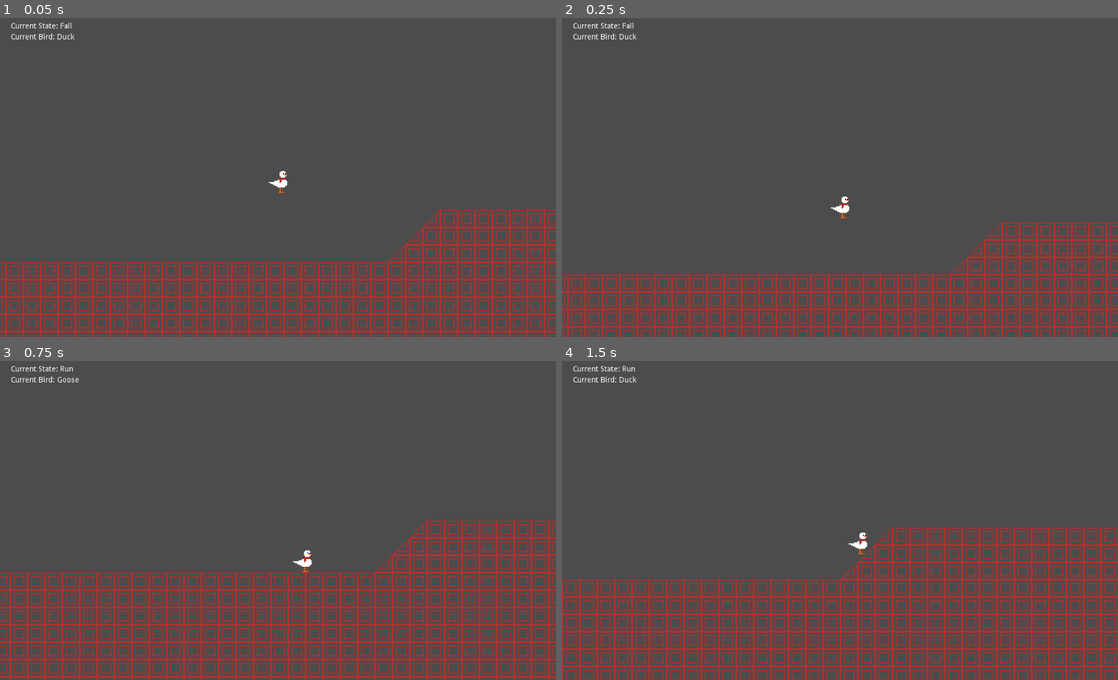
Above: before the commit, frames 1-4 (two rows, left to right).
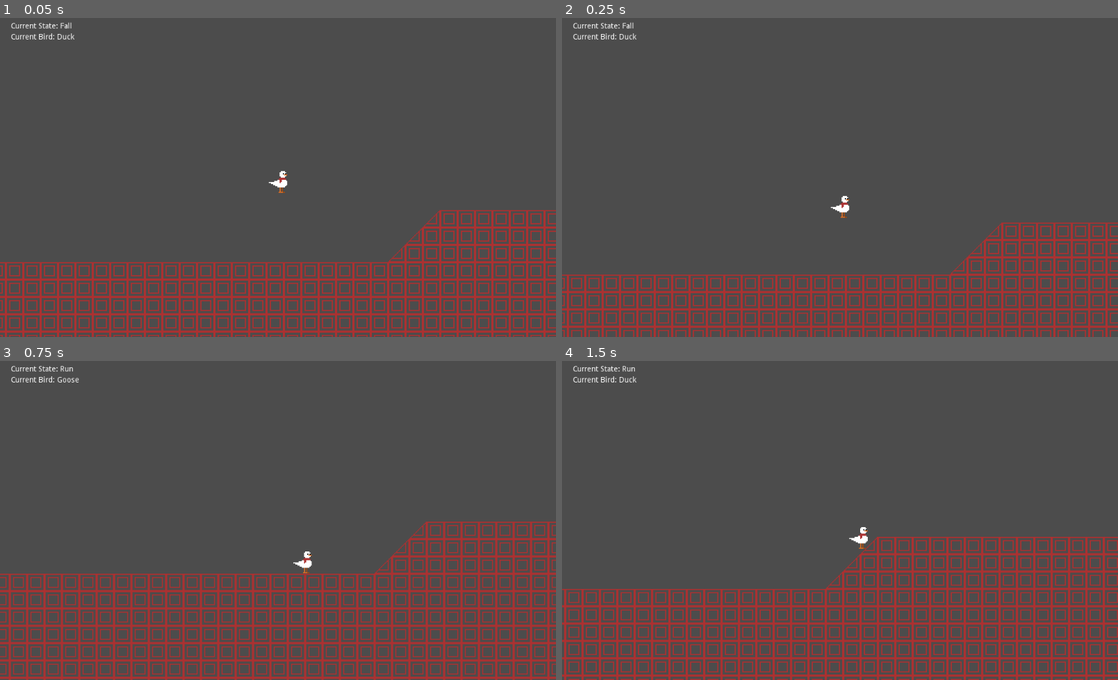
Above: after the commit, the same moments.

Repository: Zenza235/go-duck-goose
Game: Godot game, scene res://levels/MovementTest.tscn
The game is run twice, just before and just after one commit, with the same random seed, the same clock (stepped at 60 frames per second) and the same inputs.
Inputs:
- Up to frame 1 (0.05 s): no input
- Up to frame 2 (0.25 s): no input
- Up to frame 3 (0.75 s): hold D (move_right) from 0.53 s (still down); hold Alt (switch) from 0.53 s (still down)
- Up to frame 4 (1.5 s): keep holding D (move_right); tap W (jump) at 0.77 s; release Alt (switch) at 1.28 s; tap Alt (switch) at 1.35 s

Frame 1 is identical in both runs. In frame 2, less than 0.1% of the frame differs, in the area x 48-52%, y 55-63%; in frame 3, 19%; in frame 4, 24%, in the area x 0-100%, y 52-100%.

Commit message:
remove Sprite attribute

Diff:
--- a/player/birds/Duck.gd
+++ b/player/birds/Duck.gd
@@ -2,7 +2,7 @@
 
 const MOVE_SPEED = 250
 const AIR_SPEED = 250
-const JUMP_SPEED = 350
-const GRAVITY = 850
+const JUMP_SPEED = 280
+const GRAVITY = 800
 
 const NUM_JUMPS = 2
--- a/player/birds/Goose.gd
+++ b/player/birds/Goose.gd
@@ -1,8 +1,8 @@
 extends Node
 
 const MOVE_SPEED = 350
-const AIR_SPEED = 250
-const JUMP_SPEED = 300
-const GRAVITY = 1000
+const AIR_SPEED = 350
+const JUMP_SPEED = 350
+const GRAVITY = 1500
 
 const NUM_JUMPS = 1
